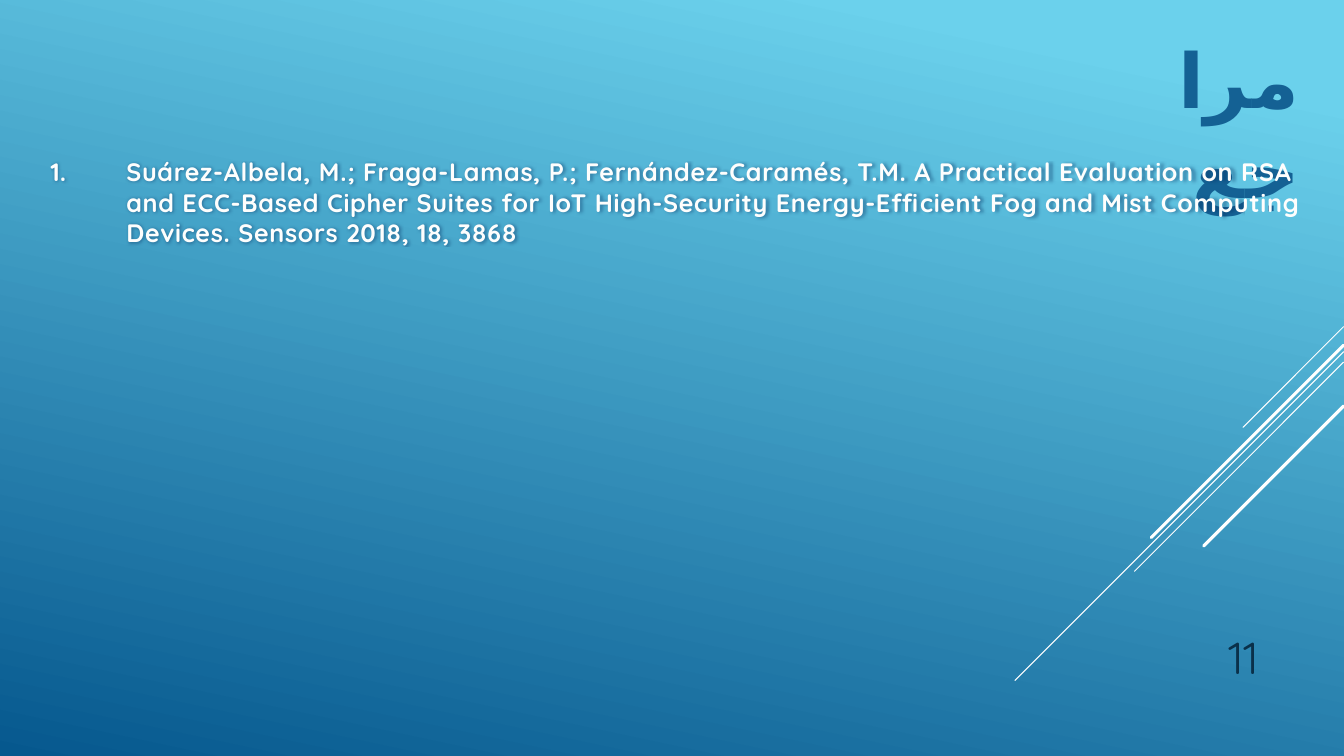
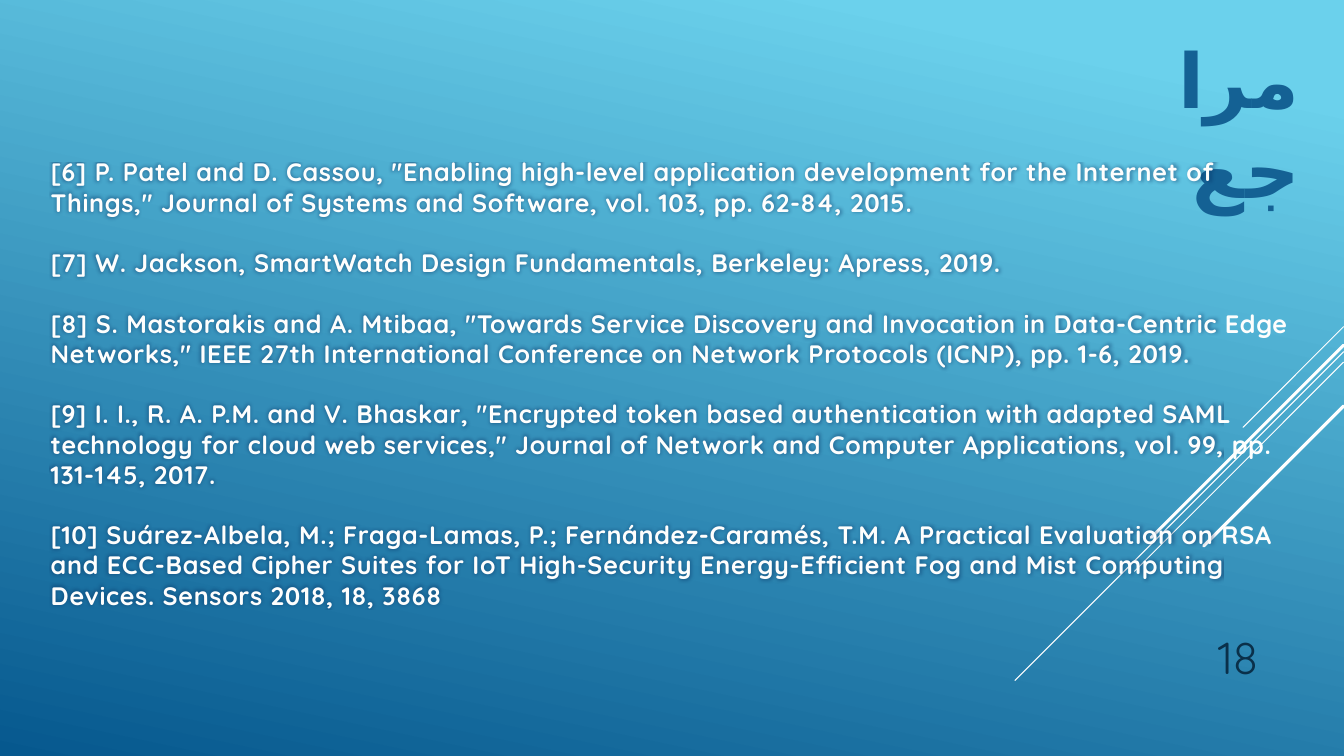
Before and after one commit to emranbm/sls-for-iot, a slide deck: slide 18 of seminar/Seminar Presentation.pptx (slide 11 before the commit). Drawn at 1344x756 pixels with LibreOffice and Linux fonts; fonts in the diff are those of the drawing. Boxes give left, top, right and bottom in pixels: in the first picture for what was removed or moved away, otherwise in the second. Text is boxed around its words. In the diff, an @@ line names an element or a change of style, - is before the commit and + after.

```diff
--- a/seminar/Seminar Presentation.pptx
+++ b/seminar/Seminar Presentation.pptx
@@ text at (51, 162, 1287, 609): text changed @@
-1. Suárez-Albela, M.; Fraga-Lamas, P.; Fernández-Caramés, T.M. A Practical Evaluation on RSA and ECC-Based Cipher Suites for IoT High-Security Energy-Efficient Fog and Mist Computing Devices. Sensors 2018, 18, 3868
+[6] P. Patel and D. Cassou, "Enabling high-level application development for the Internet of Things," Journal of Systems and Software, vol. 103, pp. 62-84, 2015.
+[7] W. Jackson, SmartWatch Design Fundamentals, Berkeley: Apress, 2019.
+[8] S. Mastorakis and A. Mtibaa, "Towards Service Discovery and Invocation in Data-Centric Edge Networks," IEEE 27th International Conference on Network Protocols (ICNP), pp. 1-6, 2019.
+[9] I. I., R. A. P.M. and V. Bhaskar, "Encrypted token based authentication with adapted SAML technology for cloud web services," Journal of Network and Computer Applications, vol. 99, pp. 131-145, 2017.
+[10] Suárez-Albela, M.; Fraga-Lamas, P.; Fernández-Caramés, T.M. A Practical Evaluation on RSA and ECC-Based Cipher Suites for IoT High-Security Energy-Efficient Fog and Mist Computing Devices. Sensors 2018, 18, 3868
@@ page number at (1218, 643, 1258, 674): text changed @@
-11
+18
```
Also in this commit, not shown: 8 slides added.
